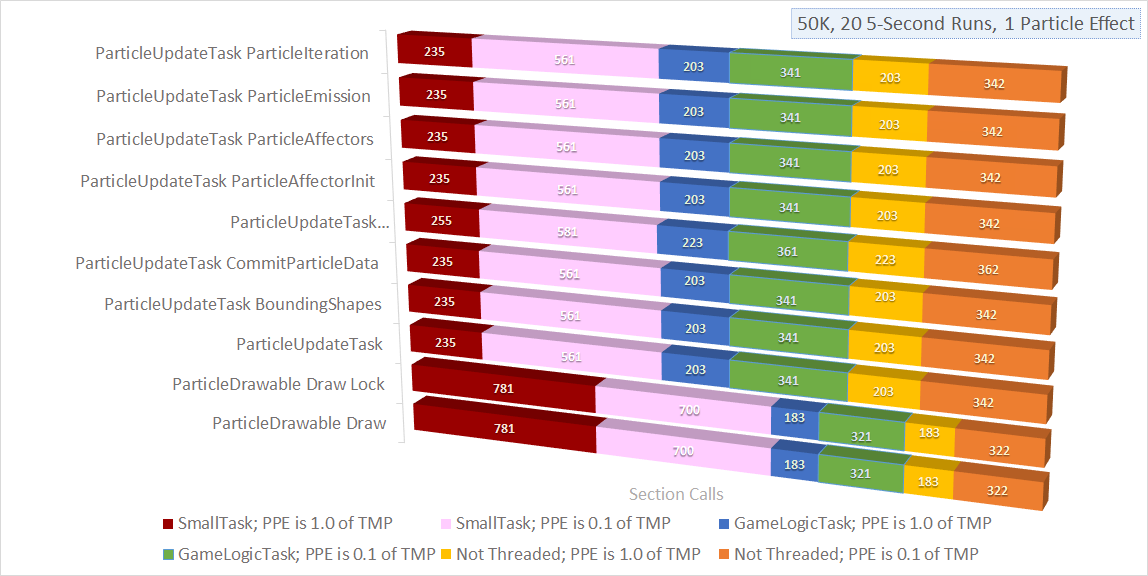
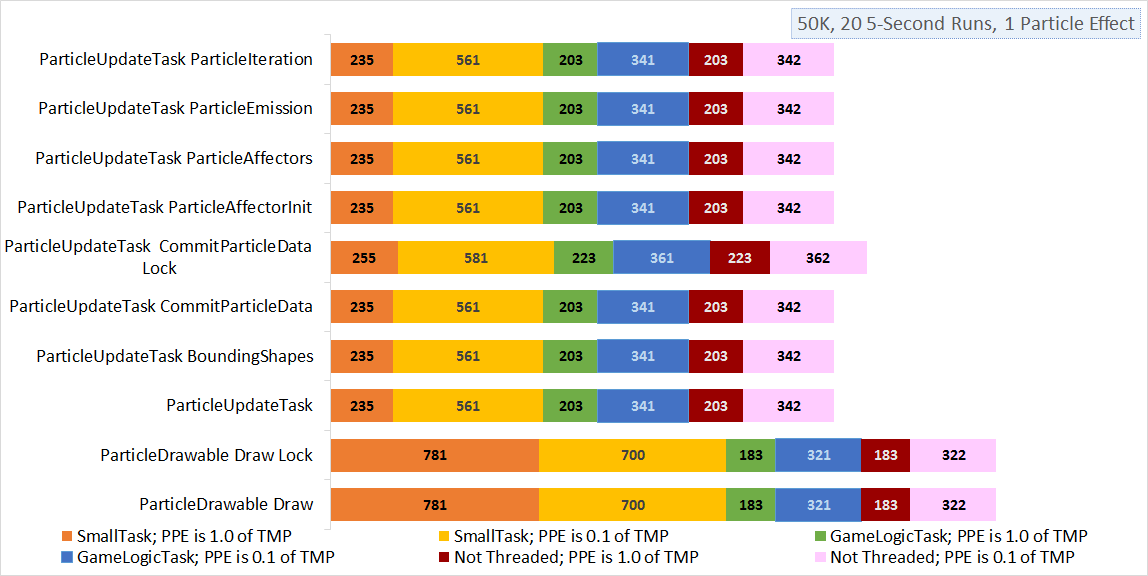
Before/after of a w=1148, h=576 layered artwork. What changed in the layer stack:
added layer "Layer 4" above "Layer 3" over [5,29,1088,566]
